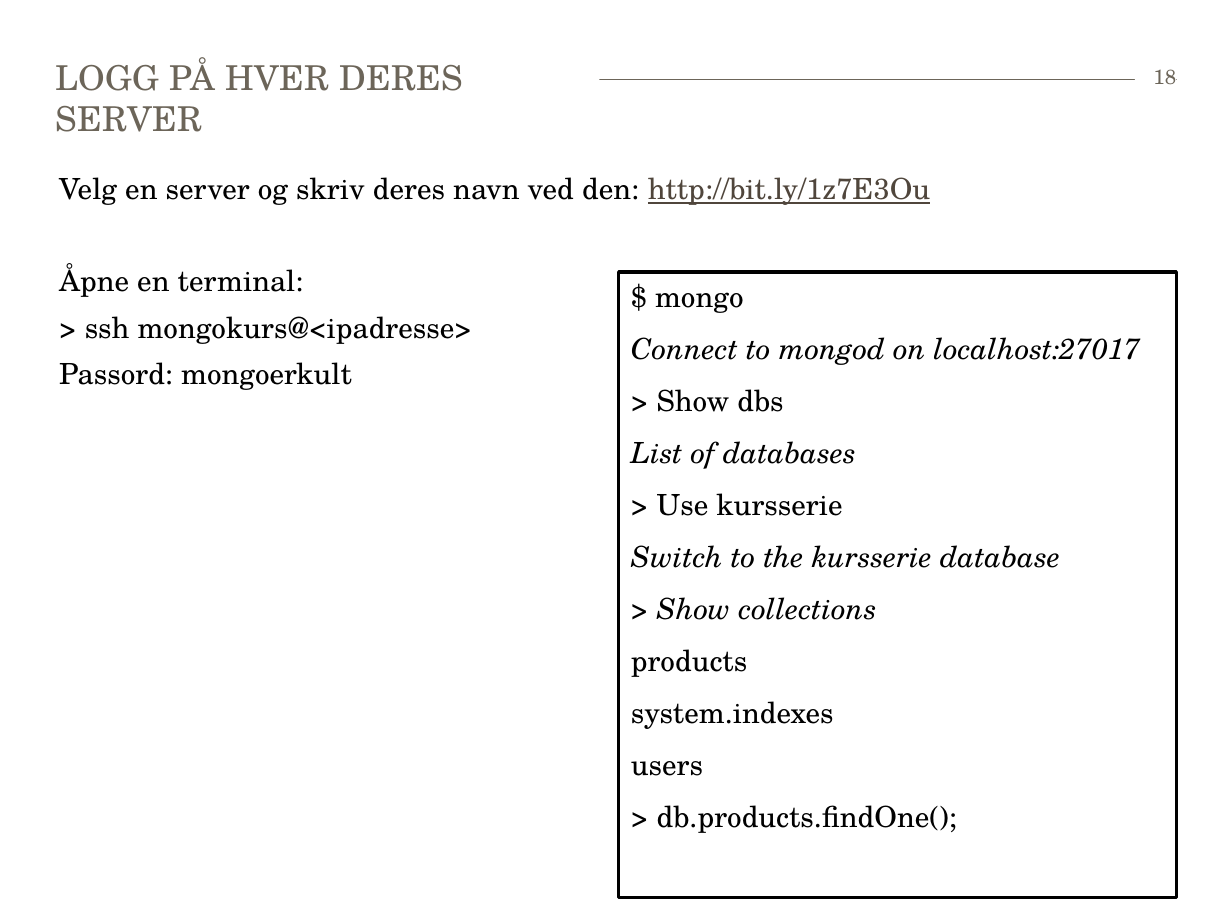
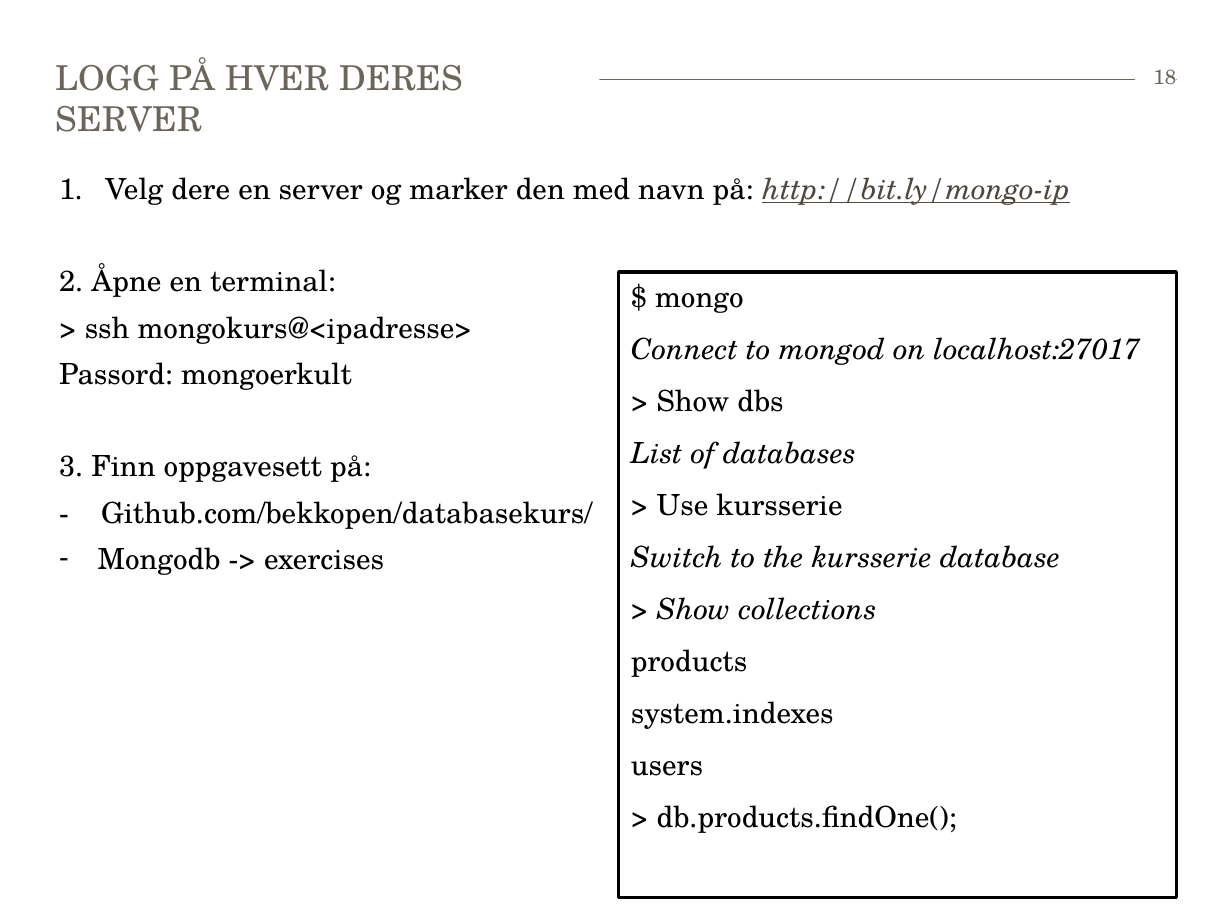
Before and after one commit to bekkopen/databasekurs, a slide deck: slide 18 of mongodb/mongodb-slides.pptx. Drawn at 1232x924 pixels with LibreOffice and Linux fonts; fonts in the diff are those of the drawing. Boxes give left, top, right and bottom in pixels: in the first picture for what was removed or moved away, otherwise in the second. Text is boxed around its words. In the diff, an @@ line names an element or a change of style, - is before the commit and + after.

Commit message:
how to get started

```diff
--- a/mongodb/mongodb-slides.pptx
+++ b/mongodb/mongodb-slides.pptx
@@ text at bbox=[59, 177, 1070, 297]: text changed @@
-Velg en server og skriv deres navn ved den: http://bit.ly/1z7E3Ou
-Åpne en terminal:
+1. Velg dere en server og marker den med navn på: http://bit.ly/mongo-ip
+2. Åpne en terminal:
@@ text at bbox=[59, 455, 592, 575]: paragraphs added @@
+3. Finn oppgavesett på:
+- Github.com/bekkopen/databasekurs/
+– Mongodb -> exercises
```
